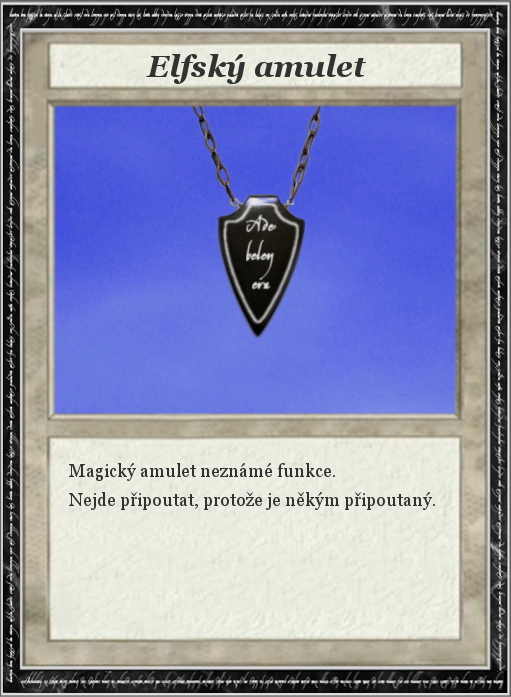
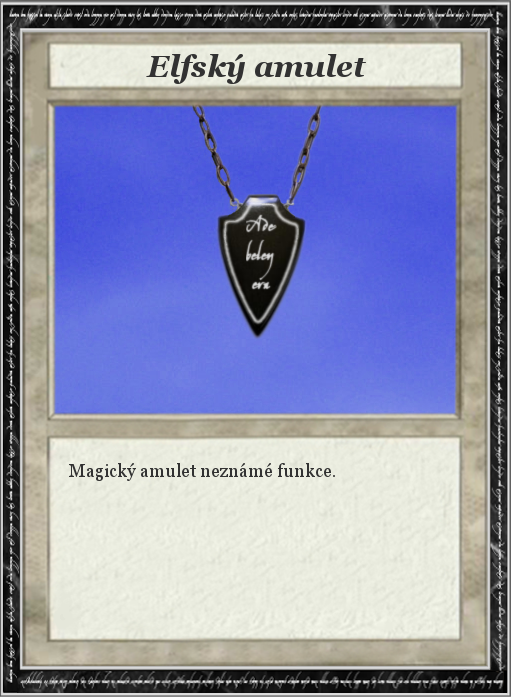
Layered file, before and after one edit (511px x 697px). Changes by layer:
renamed "Magický amulet neznámé funkce...." to "Magický amulet neznámé funkce.", painted on it over (x1=69, y1=492, x2=435, y2=510)
